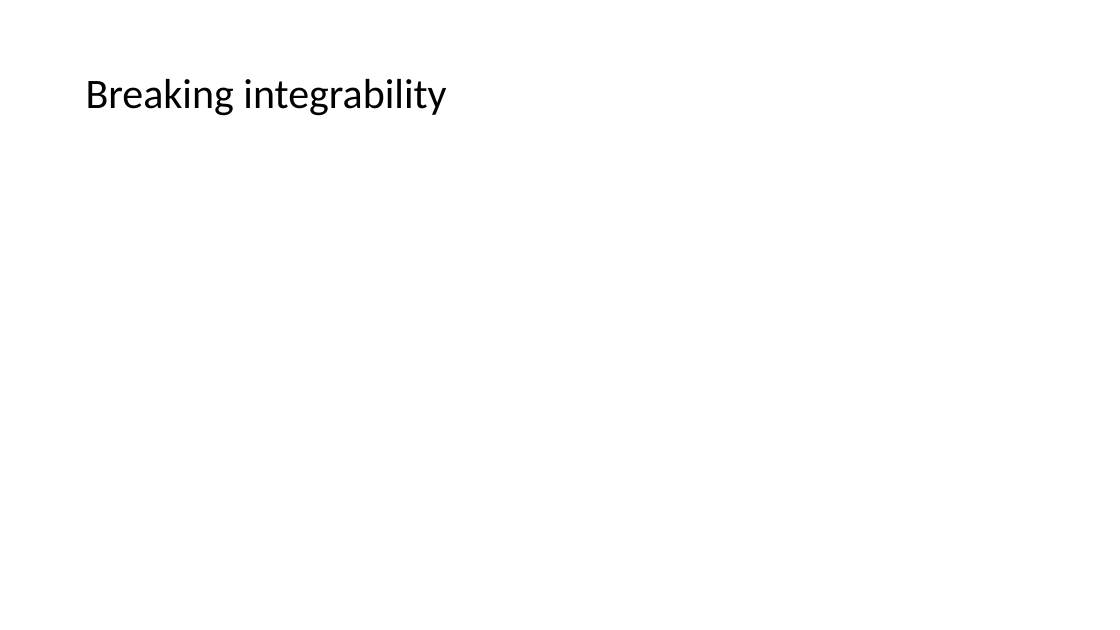
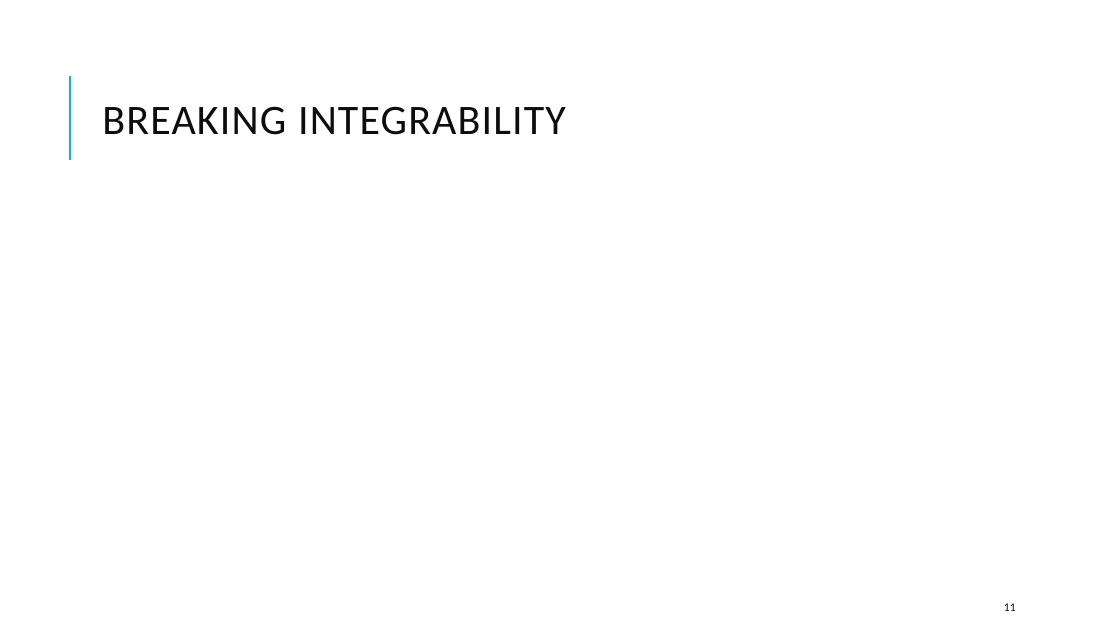
Before and after one commit to kwang0/KPZ-Project, a slide deck: slide 11 of EPiQS Presentation.pptx. Drawn at 1120x630 pixels with LibreOffice and Linux fonts; fonts in the diff are those of the drawing; grey boxes stand for pictures. Boxes give left, top, right and bottom in pixels: in the first picture for what was removed or moved away, otherwise in the second. Text is boxed around its words. In the diff, an @@ line names an element or a change of style, - is before the commit and + after.

```diff
--- a/EPiQS Presentation.pptx
+++ b/EPiQS Presentation.pptx
@@ line added from (70, 160) to (70, 76), #1CADE4 1.5 pt @@
@@ title at <box>102,106,566,135</box>: text changed; text colour #000000 to #0D0D0D @@
-Breaking integrability
+BREAKING INTEGRABILITY
@@ page number added at <box>1004,603,1016,611</box>, 10 pt, text #0D0D0D @@
+11
```
Also in this commit, not shown: 18 other slides changed, 3 slides added, 1 slide removed, 12 other files.
